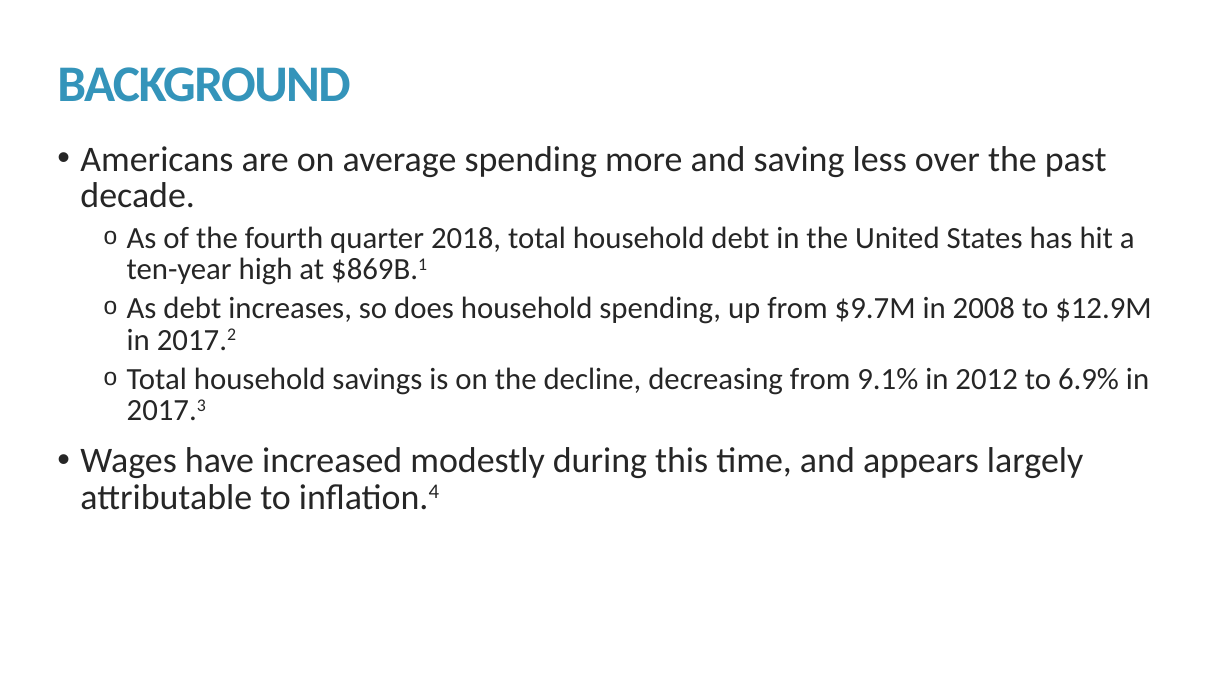
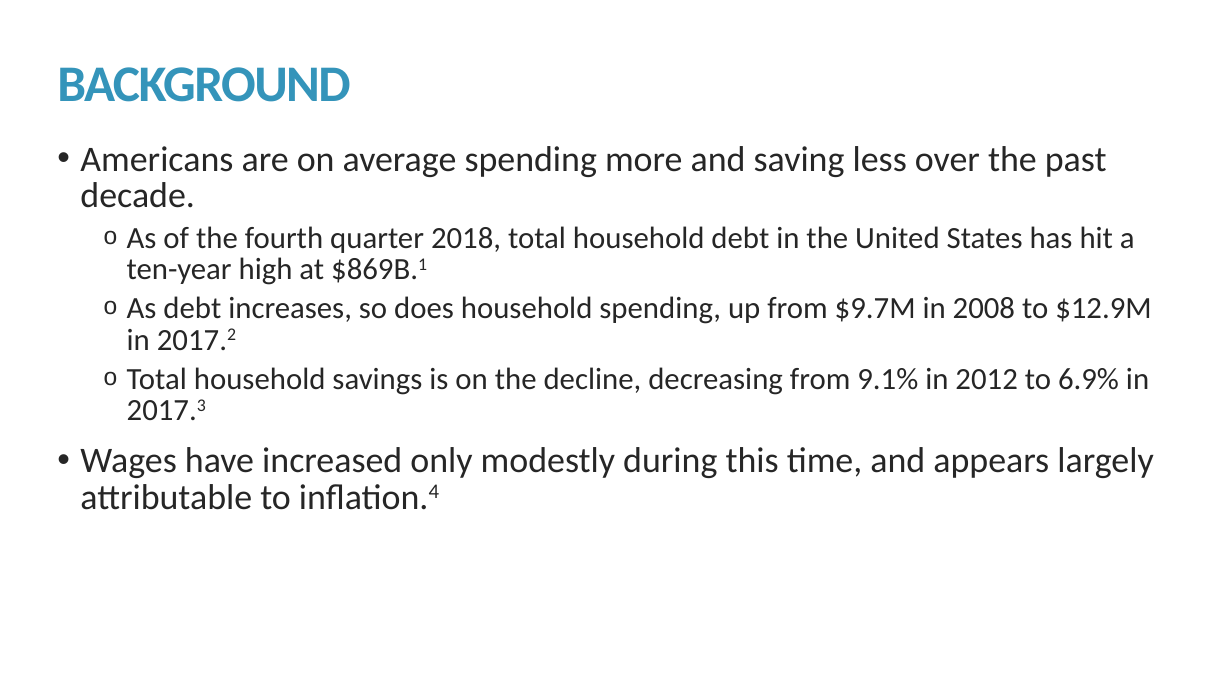
Before and after one commit to kmprioliPROF/MAT_8444_Final_Project, a slide deck: slide 2 of Prioli_Final_Proj.pptx. Drawn at 1232x693 pixels with LibreOffice and Linux fonts; fonts in the diff are those of the drawing. Boxes give left, top, right and bottom in pixels: in the first picture for what was removed or moved away, otherwise in the second. Text is boxed around its words. In the diff, an @@ line names an element or a change of style, - is before the commit and + after.

```diff
--- a/Prioli_Final_Proj.pptx
+++ b/Prioli_Final_Proj.pptx
@@ text at (x1=80, y1=447, x2=1153, y2=510): text changed @@
-• Wages have increased modestly during this time, and appears largely attributable to inflation.4
+• Wages have increased only modestly during this time, and appears largely attributable to inflation.4
```
Also in this commit, not shown: 5 other slides changed, 2 other files.
